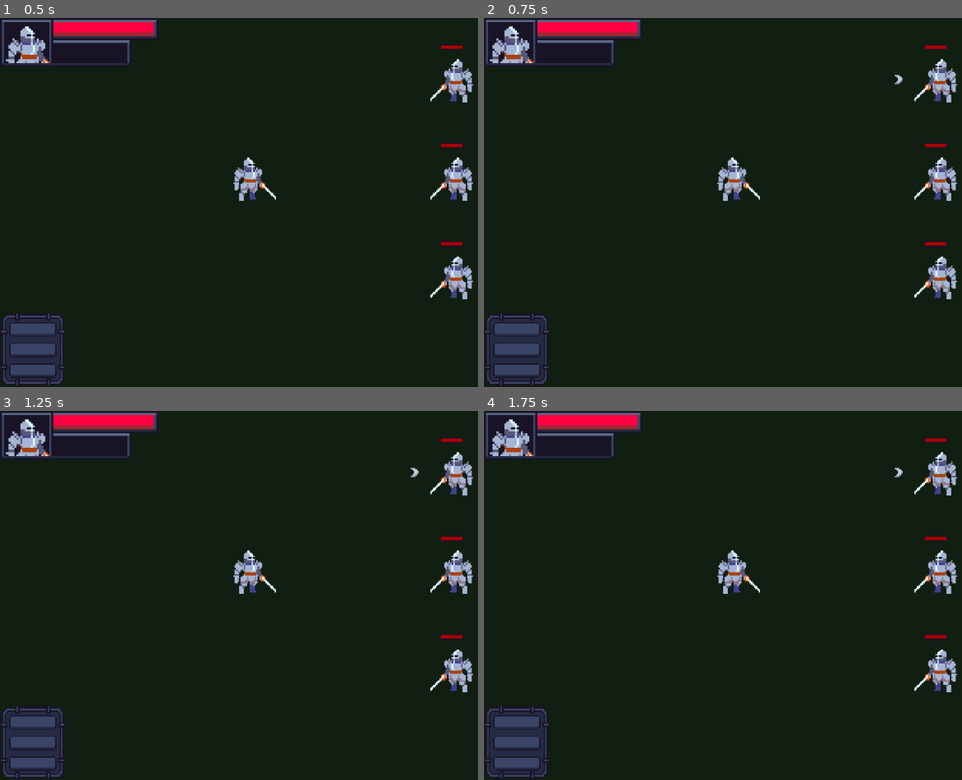
Above: before the commit, frames 1-4 (two rows, left to right).
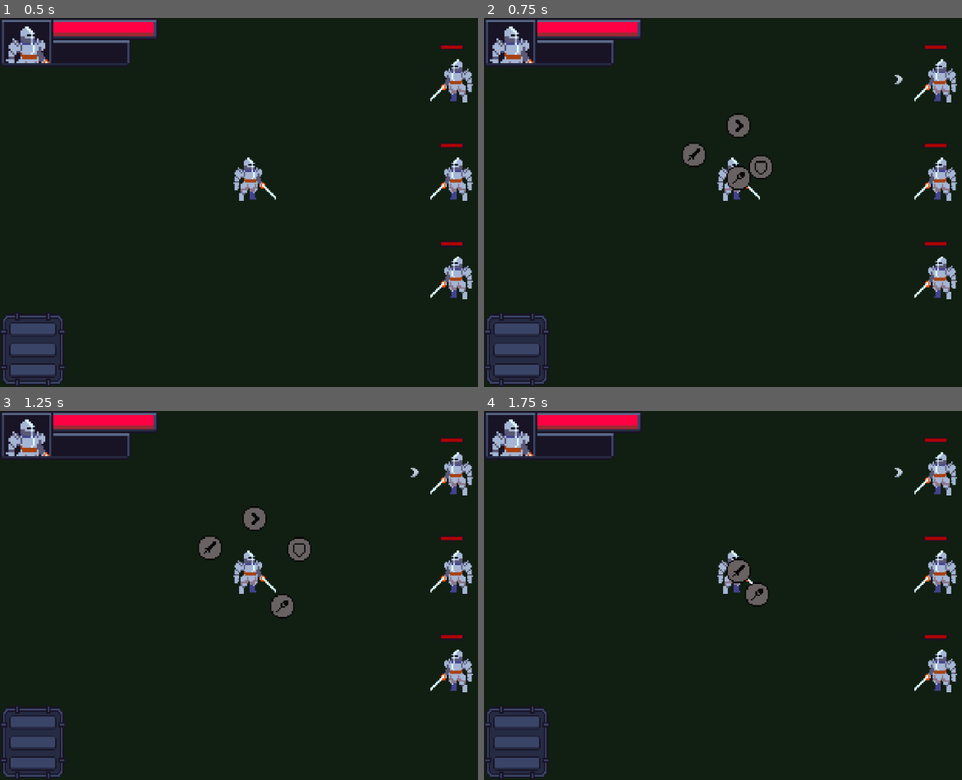
Above: after the commit, the same moments.

Repository: SamuelAlves-23/shoveljam2025
Game: Godot game, scene res://scenes/battle_scene/battle_scene.tscn
Same seed, same stepped clock (60 frames per second), same inputs: the game is played once before the commit and once after it. The project has no main scene, so this scene is started directly.
Inputs (mouse positions are in pixels of both pictures, inside the frame that each line leads up to):
- Up to frame 1 (0.5 s): no input
- Up to frame 2 (0.75 s): click (517, 327) at 0.5 s
- Up to frame 3 (1.25 s): no input
- Up to frame 4 (1.75 s): click (517, 743) at 1.25 s

Frame 1 is identical in both runs. In frame 2, 0.9% of the frame differs, in the area x 41-61%, y 26-47%; in frame 3, 0.8%; in frame 4, 0.5%.

Commit message:
Animaciones de acciones

Diff:
--- a/scenes/battle_scene/battle_scene.tscn
+++ b/scenes/battle_scene/battle_scene.tscn
@@ -6,6 +6,7 @@
 [ext_resource type="PackedScene" uid="uid://cdnlynldmg8ig" path="res://ui/battle_ui/battle_ui.tscn" id="3_joy3q"]
 [ext_resource type="PackedScene" uid="uid://7ymmtavept26" path="res://units/player/player.tscn" id="6_8r7ii"]
 [ext_resource type="Texture2D" uid="uid://bc5lfaua2ptgi" path="res://assets/ui/battle_cursor.png" id="6_gp27x"]
+[ext_resource type="PackedScene" uid="uid://cn25pb2mwr4bj" path="res://ui/actions_holder/actions_holder.tscn" id="7_8r7ii"]
 
 [node name="BattleScene" type="Node2D"]
 script = ExtResource("1_qc2rq")
@@ -44,4 +45,7 @@
 position = Vector2(320, 192)
 zoom = Vector2(1.5, 1.5)
 
+[node name="ActionsHolder" parent="." instance=ExtResource("7_8r7ii")]
+position = Vector2(272, 176)
+
 [editable path="TileMapLayer"]
--- /dev/null
+++ b/ui/action_button/action_button.gd
@@ -0,0 +1,9 @@
+extends Area2D
+
+signal action_pressed(type)
+
+@export_enum("Start", "Attack", "Guard", "Magic")
+var action_type: String
+
+func _on_pressed() -> void:
+	action_pressed.emit(action_type)
--- a/ui/action_button/action_button.tscn
+++ /dev/null
@@ -1,5 +0,0 @@
-[gd_scene format=3 uid="uid://ccg2y00abgxfu"]
-
-[node name="ActionButton" type="TextureButton"]
-offset_right = 40.0
-offset_bottom = 40.0
--- /dev/null
+++ b/ui/actions/attack_action.tscn
@@ -0,0 +1,17 @@
+[gd_scene load_steps=4 format=3 uid="uid://bahbi1oog3v7c"]
+
+[ext_resource type="Texture2D" uid="uid://bbjintnmswexa" path="res://assets/ui/attack_action.png" id="1_rjopc"]
+[ext_resource type="Script" uid="uid://dxgavuprf4ktt" path="res://ui/action_button/action_button.gd" id="2_eh811"]
+
+[sub_resource type="CircleShape2D" id="CircleShape2D_3tmfi"]
+radius = 8.0
+
+[node name="AttackAction" type="Area2D"]
+script = ExtResource("2_eh811")
+action_type = "Attack"
+
+[node name="Sprite2D" type="Sprite2D" parent="."]
+texture = ExtResource("1_rjopc")
+
+[node name="CollisionShape2D" type="CollisionShape2D" parent="."]
+shape = SubResource("CircleShape2D_3tmfi")
--- /dev/null
+++ b/ui/actions/guard_action.tscn
@@ -0,0 +1,17 @@
+[gd_scene load_steps=4 format=3 uid="uid://cwliveqkwib7y"]
+
+[ext_resource type="Texture2D" uid="uid://cms4buv2fq4xm" path="res://assets/ui/guard_action.png" id="1_sfug4"]
+[ext_resource type="Script" uid="uid://dxgavuprf4ktt" path="res://ui/action_button/action_button.gd" id="2_k7hg3"]
+
+[sub_resource type="CircleShape2D" id="CircleShape2D_3tmfi"]
+radius = 8.0
+
+[node name="GuardAction" type="Area2D"]
+script = ExtResource("2_k7hg3")
+action_type = "Guard"
+
+[node name="Sprite2D" type="Sprite2D" parent="."]
+texture = ExtResource("1_sfug4")
+
+[node name="CollisionShape2D" type="CollisionShape2D" parent="."]
+shape = SubResource("CircleShape2D_3tmfi")
--- /dev/null
+++ b/ui/actions/magic_action.tscn
@@ -0,0 +1,17 @@
+[gd_scene load_steps=4 format=3 uid="uid://o48js2c1lgn4"]
+
+[ext_resource type="Texture2D" uid="uid://dhe15o0guxld2" path="res://assets/ui/magic_action.png" id="1_3tmfi"]
+[ext_resource type="Script" uid="uid://dxgavuprf4ktt" path="res://ui/action_button/action_button.gd" id="2_5o7vv"]
+
+[sub_resource type="CircleShape2D" id="CircleShape2D_3tmfi"]
+radius = 8.0
+
+[node name="MagicAction" type="Area2D"]
+script = ExtResource("2_5o7vv")
+action_type = "Magic"
+
+[node name="Sprite2D" type="Sprite2D" parent="."]
+texture = ExtResource("1_3tmfi")
+
+[node name="CollisionShape2D" type="CollisionShape2D" parent="."]
+shape = SubResource("CircleShape2D_3tmfi")
--- /dev/null
+++ b/ui/actions/start_action.tscn
@@ -0,0 +1,17 @@
+[gd_scene load_steps=4 format=3 uid="uid://bd3l4g6s44av1"]
+
+[ext_resource type="Texture2D" uid="uid://ci4im67tsi0h3" path="res://assets/ui/start_action.png" id="1_6pdxd"]
+[ext_resource type="Script" uid="uid://dxgavuprf4ktt" path="res://ui/action_button/action_button.gd" id="1_hrxs2"]
+
+[sub_resource type="CircleShape2D" id="CircleShape2D_3tmfi"]
+radius = 8.0
+
+[node name="StartAction" type="Area2D"]
+script = ExtResource("1_hrxs2")
+action_type = "Start"
+
+[node name="Sprite2D" type="Sprite2D" parent="."]
+texture = ExtResource("1_6pdxd")
+
+[node name="CollisionShape2D" type="CollisionShape2D" parent="."]
+shape = SubResource("CircleShape2D_3tmfi")
--- /dev/null
+++ b/ui/actions_holder/actions_holder.gd
@@ -0,0 +1,54 @@
+extends Node2D
+
+@onready var remove_pos: Vector2 = $RemovePos.global_position
+@onready var attack_pos: Vector2 = $AttackPos.global_position
+@onready var guard_pos: Vector2 = $GuardPos.global_position
+@onready var start_pos: Vector2 = $StartPos.global_position
+@onready var magic_pos: Vector2 = $MagicPos.global_position
+@onready var limit_pos: Vector2 = $LimitPos.global_position
+
+@onready var start: Area2D = $Start
+@onready var attack: Area2D = $Attack
+@onready var guard: Area2D = $Guard
+@onready var magic: Area2D = $Magic
+
+@export var tween_duration: float = 0.1
+
+func _ready() -> void:
+	await get_tree().create_timer(0.5).timeout
+	await show_actions()
+	await get_tree().create_timer(0.5).timeout
+	await hide_actions()
+
+func show_actions() -> void:
+	var tween = create_tween()
+	start.show()
+	tween.tween_property(start, "global_position", start_pos, tween_duration)
+	attack.show()
+	tween.tween_property(attack, "global_position", attack_pos, tween_duration)
+	guard.show()
+	tween.tween_property(guard, "global_position", guard_pos, tween_duration)
+	magic.show()
+	tween.tween_property(magic, "global_position", magic_pos, tween_duration)
+	await tween.finished
+	start.monitorable = true
+	attack.monitorable = true
+	guard.monitorable = true
+	magic.monitorable = true
+
+func hide_actions() -> void:
+	var tween = create_tween()
+	tween.tween_property(start, "global_position", remove_pos, tween_duration)
+	tween.tween_property(attack, "global_position", remove_pos, tween_duration)
+	tween.tween_property(guard, "global_position", remove_pos, tween_duration)
+	tween.tween_property(magic, "global_position", remove_pos, tween_duration)
+
+	await tween.finished
+	start.hide()
+	attack.hide()
+	magic.hide()
+	guard.hide()
+	start.monitorable = false
+	attack.monitorable = false
+	guard.monitorable = false
+	magic.monitorable = false
--- /dev/null
+++ b/ui/actions_holder/actions_holder.tscn
@@ -0,0 +1,39 @@
+[gd_scene load_steps=6 format=3 uid="uid://cn25pb2mwr4bj"]
+
+[ext_resource type="Script" uid="uid://di7ts8vrbapm" path="res://ui/actions_holder/actions_holder.gd" id="1_e1n3t"]
+[ext_resource type="PackedScene" uid="uid://o48js2c1lgn4" path="res://ui/actions/magic_action.tscn" id="2_pik1u"]
+[ext_resource type="PackedScene" uid="uid://cwliveqkwib7y" path="res://ui/actions/guard_action.tscn" id="3_j0dx4"]
+[ext_resource type="PackedScene" uid="uid://bd3l4g6s44av1" path="res://ui/actions/start_action.tscn" id="4_euj4b"]
+[ext_resource type="PackedScene" uid="uid://bahbi1oog3v7c" path="res://ui/actions/attack_action.tscn" id="5_32pkp"]
+
+[node name="ActionsHolder" type="Node2D"]
+script = ExtResource("1_e1n3t")
+
+[node name="RemovePos" type="Marker2D" parent="."]
+
+[node name="AttackPos" type="Marker2D" parent="."]
+position = Vector2(-29, -15)
+
+[node name="StartPos" type="Marker2D" parent="."]
+position = Vector2(0, -34)
+
+[node name="GuardPos" type="Marker2D" parent="."]
+position = Vector2(29, -14)
+
+[node name="MagicPos" type="Marker2D" parent="."]
+position = Vector2(18, 23)
+
+[node name="LimitPos" type="Marker2D" parent="."]
+position = Vector2(-18, 24)
+
+[node name="Magic" parent="." instance=ExtResource("2_pik1u")]
+visible = false
+
+[node name="Start" parent="." instance=ExtResource("4_euj4b")]
+visible = false
+
+[node name="Guard" parent="." instance=ExtResource("3_j0dx4")]
+visible = false
+
+[node name="Attack" parent="." instance=ExtResource("5_32pkp")]
+visible = false
Not shown: 1 places in scenes/battle_scene/battle_scene.tscn that only renumber resources
Not shown, added: ui/action_button/action_button.gd.uid
Not shown, added: ui/actions_holder/actions_holder.gd.uid
